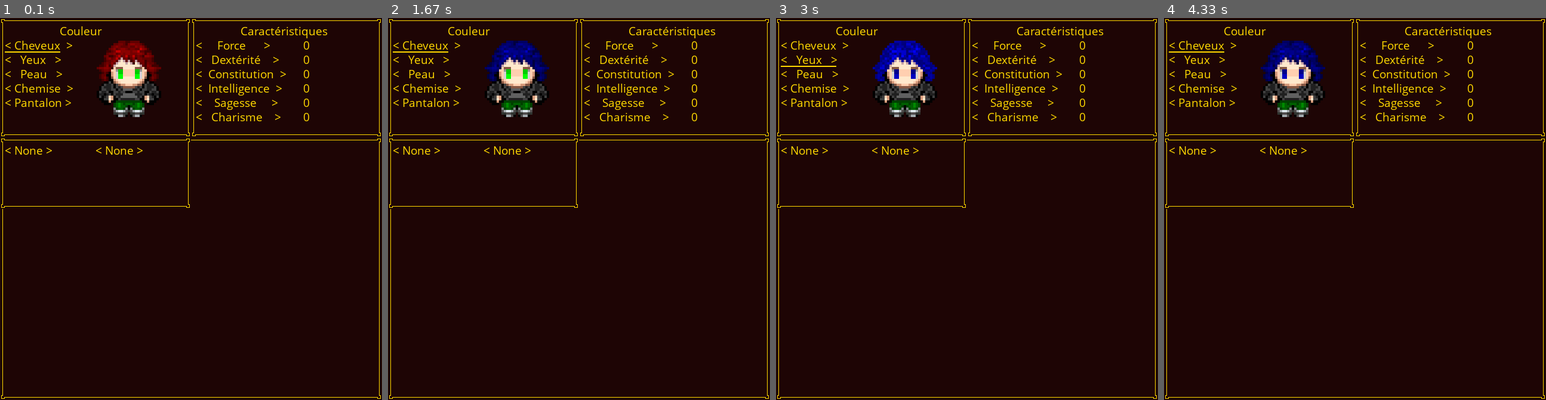
Above: before the commit, frames 1-4 (left to right).
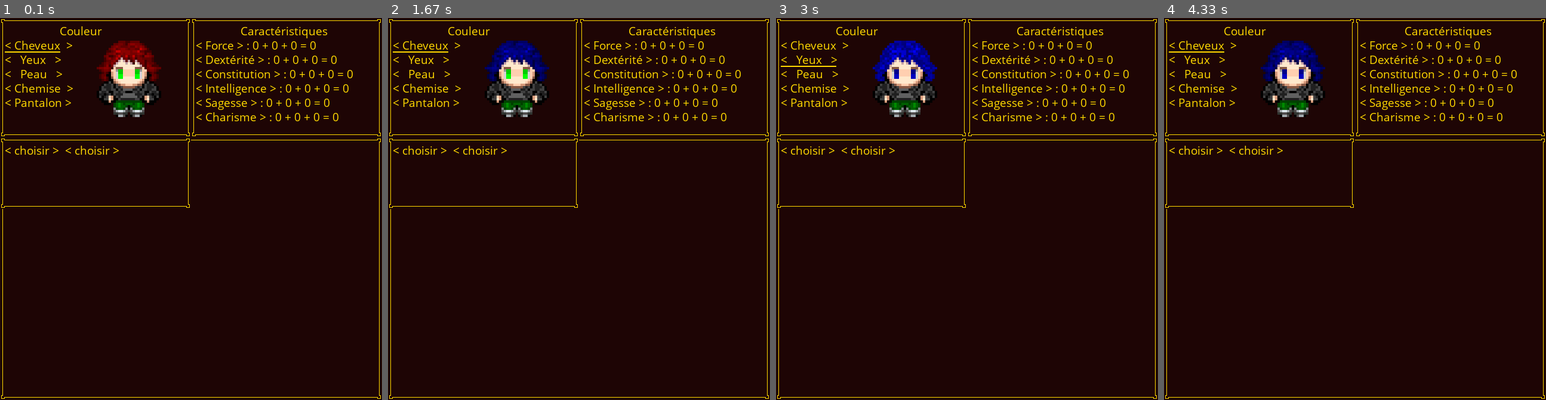
Above: after the commit, the same moments.

Repository: EekOok/RPG
Game: pygame game, started from game.py
Two runs of this game, one before a commit and one after it. Both use one fixed random seed, a clock stepped at 60 frames per second and the inputs below.
Inputs:
- Up to frame 1 (0.1 s): no input
- Up to frame 2 (1.67 s): hold Right 0.33-0.8 s; hold Right 1.17-1.63 s
- Up to frame 3 (3 s): hold Left 1.67-2.2 s; hold Down 2.23-2.53 s; hold Left 2.57-2.97 s
- Up to frame 4 (4.33 s): hold Up 3-3.37 s; hold Right 3.4-4.03 s; hold Down from 4.07 s (still down)

The runs differ from the first frame. In frame 1, 2.0% of the frame differs, in the area x 3-93%, y 6-36%; in frame 2, 2.0%; in frame 3, 2.0%; in frame 4, 2.0%.

Commit message:
amelioration menu_pygame

Diff:
--- a/menu_pygame.py
+++ b/menu_pygame.py
@@ -289,33 +289,27 @@
 
         self.cadre_carac = Menu('carac', (320, 0, 320, 200))
         self.label_carac = self.font.render('Caractéristiques', True, JAUNE)
-        self.label_force = self.font.render('<     Force      >', True, JAUNE)
-        self.label_dexterite = self.font.render('<   Dextérité    >', True, JAUNE)
-        self.label_constitution = self.font.render('<  Constitution  >', True, JAUNE)
-        self.label_intelligence = self.font.render('<  Intelligence  >', True, JAUNE)
-        self.label_sagesse = self.font.render('<    Sagesse     >', True, JAUNE)
-        self.label_charisme = self.font.render('<   Charisme    >', True, JAUNE)
+
+        self.car_force = ModificateurCarac('Force',self.font)
+        self.car_dexterite = ModificateurCarac('Dextérité', self.font)
+        self.car_constitution = ModificateurCarac('Constitution', self.font)
+        self.car_intelligence = ModificateurCarac('Intelligence', self.font)
+        self.car_sagesse = ModificateurCarac('Sagesse', self.font)
+        self.car_charisme = ModificateurCarac('Charisme', self.font)
+
+        self.liste_carac = [self.car_force, self.car_dexterite, self.car_constitution,
+                        self.car_intelligence, self.car_sagesse, self.car_charisme]
+
+        self.carindex = [0, 0, 0, 0, 0, 0]
 
         self.point_car_restante = 15
-        self.carindex = [0, 0, 0, 0, 0, 0]
 
         self.cadre_atout = Menu('atout', (0, 200, 640, 440))
         self.cadre_at1 = Menu('at1', (0, 200, 320, 120))
 
         self.dict_atout = Tools.readthedict(f"./rules/atout.json")
-        self.liste_categorie = []
-        for categorie in self.dict_atout:
-            self.liste_categorie.append(categorie)
-        self.liste_atout = []
-        for atout in self.dict_atout[self.liste_categorie[0]]:
-            self.liste_atout.append(atout)
-        self.danscategorie = False
-        self.firstcategorie = self.liste_categorie[0]
-        self.firstatout = self.dict_atout[self.firstcategorie][self.liste_atout[0]]
-        self.indexfirstcategorie = 0
-        self.indexfirstatout = 0
-        self.label_firstcategorie = self.font.render('< '+str(self.firstcategorie)+' >', True, JAUNE)
-        self.label_firstatout = self.font.render('< None >', True, JAUNE)
+
+        self.firstatout = ChoixDoubleEntree(self.dict_atout, self.font)
 
     def getcoulliterral(self):
         listecoullit = []
@@ -366,18 +360,11 @@
                 self.modifcoul = True
                 couselector -= 1
             couselector = 0 if couselector > len(self.liste_coul)-1 else couselector
-            couselector = len(self.liste_coul)-1 if x < 0 else couselector
+            couselector = len(self.liste_coul)-1 if couselector < 0 else couselector
             self.index[y] = couselector
 
         elif self.cadre_selector == 1:
-            carselector = self.carindex[y]
-            if direction.key == pygame.K_RIGHT:
-                carselector += 1
-            elif direction.key == pygame.K_LEFT:
-                carselector -= 1
-            carselector = 0 if carselector > 5 else carselector
-            carselector = 5 if carselector < 0 else carselector
-            self.carindex[y] = carselector
+            self.liste_carac[self.ligne_selector].eventreaction(direction)
 
         elif self.cadre_selector == 2:
             categorieselector = self.indexfirstcategorie
@@ -542,12 +529,14 @@
         surface.blit(self.label_peau, (8, 8 + 72))
         surface.blit(self.label_chemise, (8, 8 + 96))
         surface.blit(self.label_pantalon, (8, 8 + 120))
+
         if self.modifcoul:
             imgsource = './images/pj/pj_type.png'
             img2modify = PIL.Image.open(imgsource).convert('RGB')
             self.update_image(img2modify)
             self.sprite_sheet = pygame.image.load('.\current\pj_type.png').convert_alpha()
             self.modifcoul = False
+
         image = self.sprite_sheet.subsurface((32, 0, 32, 32))
         image = pygame.transform.scale(image, (128, 128))
         surface.blit(image, (150, 8+30))
@@ -555,57 +544,188 @@
         self.cadre_carac.drawme(surface)
         surface.blit(self.label_carac, (8 + 320 + 75, 8))
 
-        surface.blit(self.label_force, (8 + 320, 8 + 24))
-        val = self.font.render(str(self.carindex[0]), True, JAUNE)
-        surface.blit(val, (8+320+180, 8+24))
-
-        surface.blit(self.label_dexterite, (8 + 320, 8 + 48))
-        val = self.font.render(str(self.carindex[1]), True, JAUNE)
-        surface.blit(val, (8 + 320 + 180, 8 + 48))
-
-        surface.blit(self.label_constitution, (8 + 320, 8 + 72))
-        val = self.font.render(str(self.carindex[2]), True, JAUNE)
-        surface.blit(val, (8 + 320 + 180, 8 + 72))
-
-        surface.blit(self.label_intelligence, (8 + 320, 8 + 96))
-        val = self.font.render(str(self.carindex[3]), True, JAUNE)
-        surface.blit(val, (8 + 320 + 180, 8 + 96))
-
-        surface.blit(self.label_sagesse, (8 + 320, 8 + 120))
-        val = self.font.render(str(self.carindex[4]), True, JAUNE)
-        surface.blit(val, (8 + 320 + 180, 8 + 120))
-
-        surface.blit(self.label_charisme, (8 + 320, 8 + 144))
-        val = self.font.render(str(self.carindex[5]), True, JAUNE)
-        surface.blit(val, (8 + 320 + 180, 8 + 144))
+        x, y = 8 + 320, 8 + 24
+        i = 0
+        for carac in self.liste_carac:
+            if self.cadre_selector == 1 and self.ligne_selector == i:
+                ligne = True
+            else:
+                ligne = False
+            carac.drawme(surface, (x,y), ligne)
+            y += 24
 
         self.cadre_atout.drawme(surface)
         self.cadre_at1.drawme(surface)
-        surface.blit(self.label_firstcategorie,(8,8+200))
-        surface.blit(self.label_firstatout, (160, 8 + 200))
-        """self.cadre_at2.drawme(surface)
-        self.cadre_at3.drawme(surface)
-        self.cadre_at4.drawme(surface)"""
 
         if self.cadre_selector == 0:
             pygame.draw.line(surface, JAUNE, (8, 8 + (2 + self.ligne_selector) * 24),
                              (100, 8 + (2 + self.ligne_selector) * 24), 2)
-
-        elif self.cadre_selector == 1:
-            pygame.draw.line(surface, JAUNE, (320+8, 8 + (2 + self.ligne_selector) * 24),
-                             (320+150, 8 + (2 + self.ligne_selector) * 24), 2)
-
-        else:
-            if not self.danscategorie:
-                pygame.draw.line(surface, JAUNE, (8, 200 + 8 + 24), (150, 200+ 8 + 24), 2)
-            else:
-                pygame.draw.line(surface, JAUNE, (160, 200 + 8 + 24), (320-8, 200 + 8 + 24), 2)
+        theligne = True if self.cadre_selector == 2 else False
+        self.firstatout.drawme(surface, (8, 8+200), theligne)
 
     def recup_pj(self):
+        self.carindex=[]
+
+        for carac in self.liste_carac:
+            self.carindex.append(carac.total)
+
         return {'nom': 'Bob',
                      'source_img': '.\current\pj_type.png',
-                     'caracs': self.carindex,
-                     }
+                     'caracs': self.carindex}
+
+
+class ChoixDoubleEntree:
+    def __init__(self, dictionnaire, font):
+        self.dictionnaire = dictionnaire
+
+        self.font = font
+
+        self.list_choix_1 = ['choisir']
+        for choix in self.dictionnaire:
+            self.list_choix_1.append(choix)
+        self.longueur_choix_1 = len(self.list_choix_1)
+        self.index_liste_1 = 0
+
+        self.list_choix_2 = ['choisir']
+        self.longueur_choix_2 = len(self.list_choix_2)
+        self.index_liste_2 = 0
+
+        self.contenu = 'Merci de choisir un atout'
+        self.indexselector = 0
+
+    def refresh_list2(self):
+        self.list_choix_2 = ['choisir']
+        if self.index_liste_1 != 0:
+            for choix in self.dictionnaire[self.list_choix_1[self.index_liste_1]]:
+                self.list_choix_2.append(choix)
+        self.longueur_choix_2 = len(self.list_choix_2)
+        self.index_liste_2 = 0
+
+    def eventreaction(self, event):
+        modifliste2 = False
+        if event.key == pygame.K_RETURN:
+            self.indexselector += 1
+            if self.indexselector > 1:
+                self.indexselector = 0
+
+        elif self.indexselector == 0:
+            if event.key == pygame.K_LEFT:
+                self.index_liste_1 -= 1
+                if self.index_liste_1 < 1:
+                    self.index_liste_1 = self.longueur_choix_1 - 1
+                modifliste2 = True
+            elif event.key == pygame.K_RIGHT:
+                self.index_liste_1 += 1
+
+                if self.index_liste_1 > self.longueur_choix_1 - 1:
+                    self.index_liste_1 = 1
+                modifliste2 = True
+
+            if modifliste2:
+                self.refresh_list2()
+
+        elif self.indexselector == 1:
+            if event.key == pygame.K_LEFT:
+                self.index_liste_2 -= 1
+                if self.index_liste_2 < 0:
+                    self.index_liste_2 = self.longueur_choix_2 - 1
+            elif event.key == pygame.K_RIGHT:
+                self.index_liste_2 += 1
+                if self.index_liste_2 > self.longueur_choix_2 - 1:
+                    self.index_liste_2 = 0
+
+    def drawme(self, surface, position, ligne):
+        x, y = position
+        text = '< ' + self.list_choix_1[self.index_liste_1] + ' >'
+        val1 = self.font.render(text, True, JAUNE)
+        surface.blit(val1, (x, y))
+
+        x2 = x + val1.get_width() + 10
+
+        text = '< ' + self.list_choix_2[self.index_liste_2] + ' >'
+        val2 = self.font.render(text, True, JAUNE)
+        surface.blit(val2, (x2, y))
+
+        if ligne:
+            y2 = y+30
+            if self.indexselector == 0:
+                pygame.draw.line(surface, JAUNE, (x, y2), (x2 - 10, y2), 2)
+            else:
+                pygame.draw.line(surface, JAUNE, (x2, y2), (x2 + val2.get_width(), y2), 2)
+
+    def __str__(self):
+        if self.index_liste_1 == 0:
+
+            return 'choisir choisir Merci de choisir un atout'
+        else:
+            if self.index_liste_2 == 0:
+                return self.list_choix_1[self.index_liste_1] + ' ' + 'choisir' + ' ' + 'Merci de choisir un atout'
+            else:
+                return self.list_choix_1[self.index_liste_1] + ' ' + self.list_choix_2[self.index_liste_2] + ' ' + \
+                       self.dictionnaire[self.list_choix_1[self.index_liste_1]][self.list_choix_2[self.index_liste_2]]
+
+
+class ModificateurCarac:
+    def __init__(self, nom, font, pointinvestit=0, modificateur=0, base=0):
+        self.nom = nom
+        self.font = font
+
+        self._pointinvestit = pointinvestit
+        self._modificateur = modificateur
+        self._base = base
+
+        self._total = self._base + self._modificateur + self._pointinvestit
+
+    def eventreaction(self, event):
+
+        if event.key == pygame.K_RIGHT:
+            self._pointinvestit += 1
+        elif event.key == pygame.K_LEFT:
+            self._pointinvestit -= 1
+
+        self._pointinvestit = 0 if self._pointinvestit < 0 else self._pointinvestit
+        self._pointinvestit = 5 if self._pointinvestit > 5 else self._pointinvestit
+        self.actustat()
+
+    def actustat(self):
+        self._total = self._base + self._modificateur+self._pointinvestit
+
+
+    @property
+    def base(self):
+        return self._base
+
+    @base.setter
+    def base(self, newval):
+        self._base = newval
+        self.actustat()
+
+    @property
+    def modificateur(self):
+        return self._modificateur
+
+    @modificateur.setter
+    def modificateur(self, newval):
+        self._modificateur = newval
+        self.actustat()
+
+    @property
+    def total(self):
+        return self._total
+
+    def drawme(self, surface, position, ligne):
+
+        x,y = position
+        text = '< '+self.nom + ' > : '+ str(self._base) + ' + '+str(self._modificateur)+' + ' +str(self._pointinvestit)+\
+               ' = '+ str(self._total)
+
+        thetext = self.font.render(text, True, JAUNE)
+        surface.blit(thetext, position)
+
+        if ligne:
+            x2 = x + thetext.get_width()
+            y2 = y + 30
+            pygame.draw.line(surface, JAUNE, (x, y2), (x2, y2), 2)
 
 
 if __name__ == '__main__':
